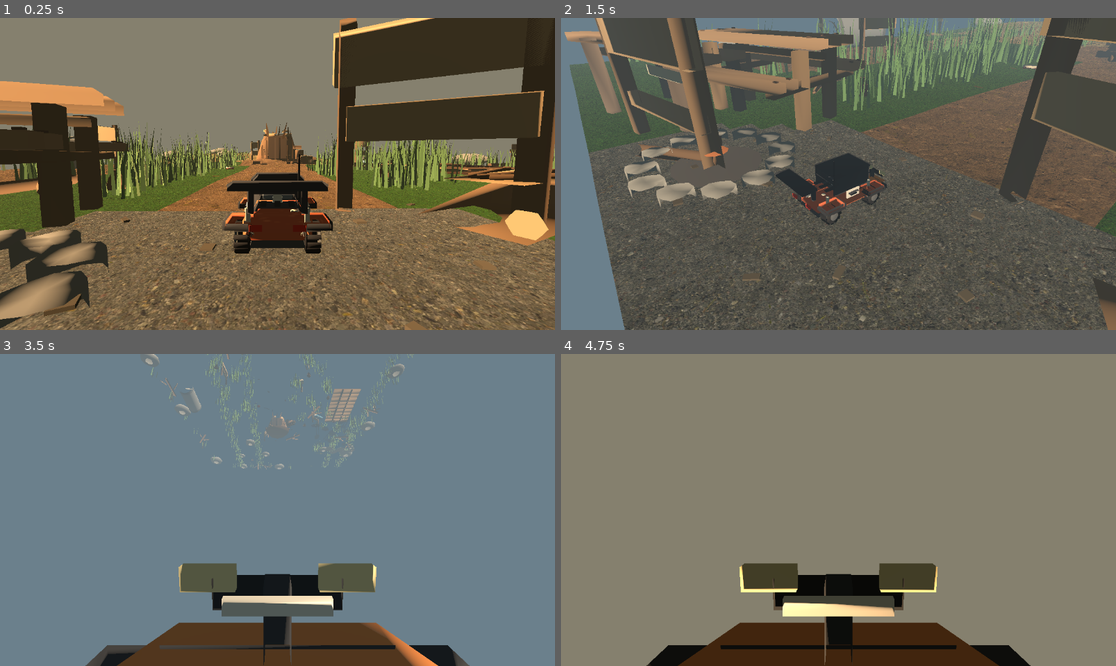
Above: before the commit, frames 1-4 (two rows, left to right).
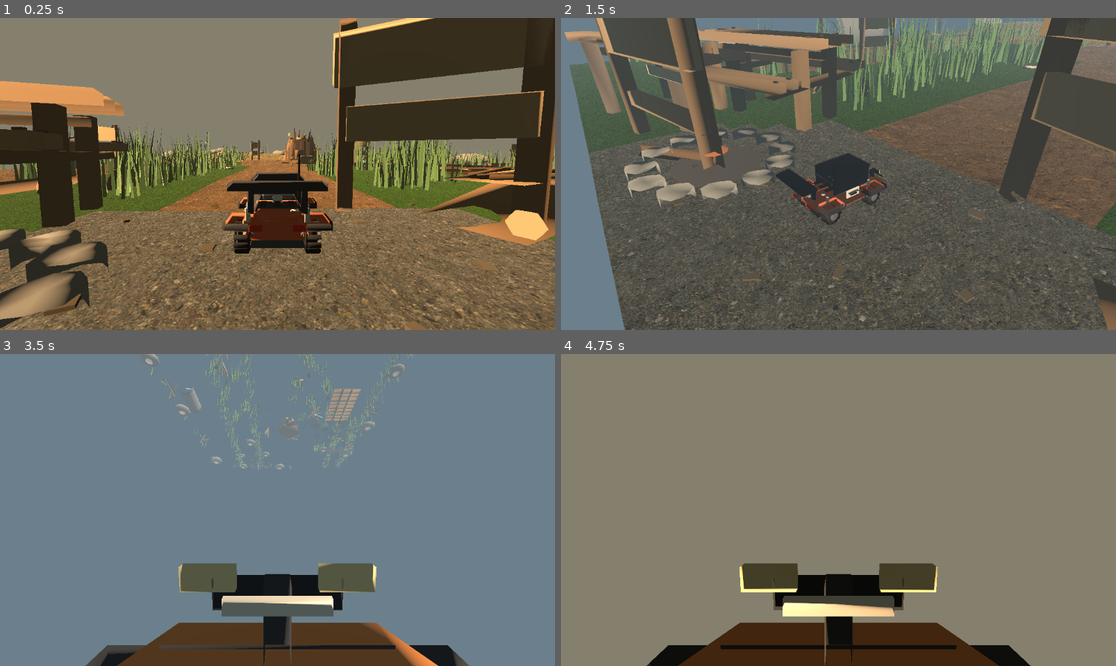
Above: after the commit, the same moments.

Repository: YotsuBotfds/trailhead
Game: Godot game, scene res://scenes/cedar_hollow_playable.tscn
Two runs of this game, one before a commit and one after it. Both use one fixed random seed, a clock stepped at 60 frames per second and the inputs below.
Inputs:
- Up to frame 1 (0.25 s): no input
- Up to frame 2 (1.5 s): hold R (self_right) 0.53-1.28 s; tap C (cam_toggle) at 0.6 s; hold S (brake) from 1.28 s (still down); tap N (mood_toggle) at 1.35 s
- Up to frame 3 (3.5 s): release S (brake) at 2.03 s; hold R (self_right) 2.03-2.78 s; hold W (throttle) 2.03-2.78 s; hold Up from 2.78 s (still down); tap C (cam_toggle) at 2.85 s
- Up to frame 4 (4.75 s): release Up at 3.53 s; hold A (steer_left) from 3.53 s (still down); tap N (mood_toggle) at 3.6 s; tap W (throttle) at 4.35 s

The runs differ from the first frame. In frame 1, 0.8% of the frame differs, in the area x 45-59%, y 33-48%; in frame 2, 0.1%; in frame 3, less than 0.1%; in frame 4, nothing differs.

Commit message:
Adjust Old Cedar prop composition

Diff:
--- a/systems/render/prop_visual_builder.gd
+++ b/systems/render/prop_visual_builder.gd
@@ -31,7 +31,7 @@
 	_instance_prop(root, CarabinerScene, "carabiner", Vector3(1.25, 0.02, -1.15), Vector3(0.0, -18.0, 0.0), Vector3.ONE)
 	_instance_prop(root, BottleCapScene, "bottle_cap", Vector3(-0.95, 0.0, -3.25), Vector3(0.0, 12.0, 0.0), Vector3.ONE)
 	_instance_prop(root, PicnicTableScene, "picnic_table", Vector3(-1.45, 0.0, 0.35), Vector3(0.0, 18.0, 0.0), Vector3.ONE)
-	_instance_prop(root, OldCedarStumpScene, "old_cedar_stump", Vector3(0.0, 0.0, -5.25), Vector3.ZERO, Vector3(0.88, 0.88, 0.88))
+	_instance_prop(root, OldCedarStumpScene, "old_cedar_stump", Vector3(0.65, 0.0, -5.25), Vector3(0.0, 12.0, 0.0), Vector3(0.78, 0.78, 0.78))
 	_instance_prop(root, FireRingScene, "fire_ring", Vector3(-0.78, 0.0, 1.05), Vector3(0.0, 12.0, 0.0), Vector3.ONE)
 	_instance_prop(root, HikingBootScene, "hiking_boot", Vector3(0.75, 0.01, -4.65), Vector3(0.0, -32.0, 0.0), Vector3.ONE)
 	_instance_prop(root, WaterBottleScene, "water_bottle", Vector3(2.45, 0.0, -4.15), Vector3(0.0, 17.0, 78.0), Vector3.ONE)
--- a/tools/cedar_visual_inspector.gd
+++ b/tools/cedar_visual_inspector.gd
@@ -196,7 +196,9 @@
 		_require_node_rotation(prop_root, "wayfinder_creek", Vector3(0.0, 38.0, 0.0), FLOAT_EPSILON)
 		_require_node_position(prop_root, "picnic_table", Vector3(-1.45, 0.0, 0.35), FEATURE_TRANSFORM_TOLERANCE)
 		_require_node_rotation(prop_root, "picnic_table", Vector3(0.0, 18.0, 0.0), FLOAT_EPSILON)
-		_require_node_position(prop_root, "old_cedar_stump", Vector3(0.0, 0.0, -5.25), FEATURE_TRANSFORM_TOLERANCE)
+		_require_node_position(prop_root, "old_cedar_stump", Vector3(0.65, 0.0, -5.25), FEATURE_TRANSFORM_TOLERANCE)
+		_require_node_rotation(prop_root, "old_cedar_stump", Vector3(0.0, 12.0, 0.0), FLOAT_EPSILON)
+		_require_node_scale(prop_root, "old_cedar_stump", Vector3(0.78, 0.78, 0.78), FLOAT_EPSILON)
 		_require_node_position(prop_root, "fire_ring", Vector3(-0.78, 0.0, 1.05), FEATURE_TRANSFORM_TOLERANCE)
 		_require_node_position(prop_root, "hiking_boot", Vector3(0.75, 0.01, -4.65), FEATURE_TRANSFORM_TOLERANCE)
 		_require_node_rotation(prop_root, "hiking_boot", Vector3(0.0, -32.0, 0.0), FLOAT_EPSILON)
